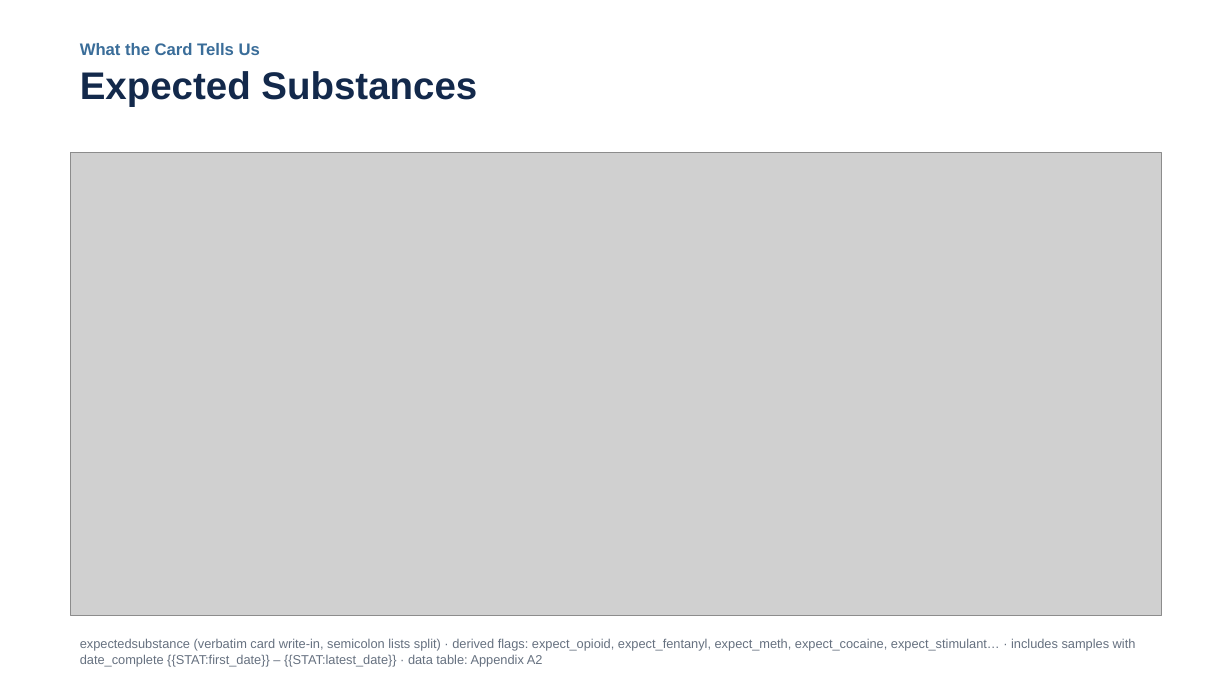
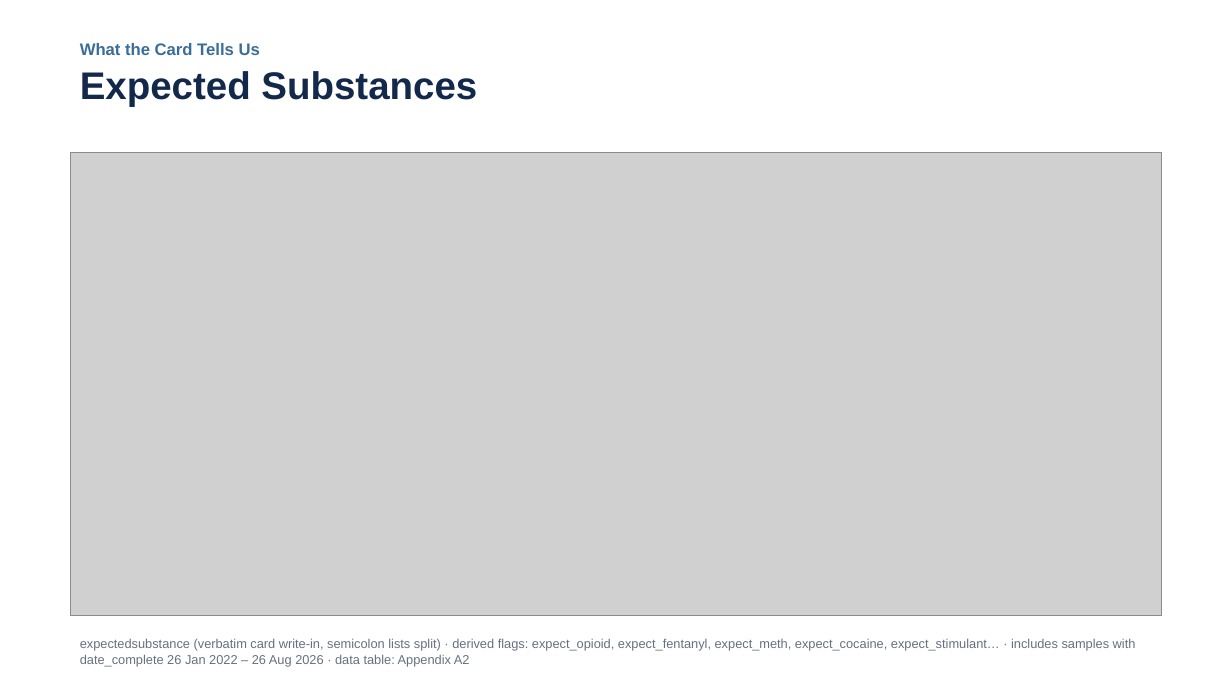
Before and after one commit to opioiddatalab/ncslides, a slide deck: slide 15 of docs/nc-drug-checking-latest.pptx. Drawn at 1232x693 pixels with LibreOffice and Linux fonts; fonts in the diff are those of the drawing; grey boxes stand for pictures. Boxes give left, top, right and bottom in pixels: in the first picture for what was removed or moved away, otherwise in the second. Text is boxed around its words. In the diff, an @@ line names an element or a change of style, - is before the commit and + after.

```diff
--- a/docs/nc-drug-checking-latest.pptx
+++ b/docs/nc-drug-checking-latest.pptx
@@ text at box(80, 638, 1136, 667): text changed @@
-expectedsubstance (verbatim card write-in, semicolon lists split) · derived flags: expect_opioid, expect_fentanyl, expect_meth, expect_cocaine, expect_stimulant… · includes samples with date_complete {{STAT:first_date}} – {{STAT:latest_date}} · data table: Appendix A2
+expectedsubstance (verbatim card write-in, semicolon lists split) · derived flags: expect_opioid, expect_fentanyl, expect_meth, expect_cocaine, expect_stimulant… · includes samples with date_complete 26 Jan 2022 – 26 Aug 2026 · data table: Appendix A2
```
Also in this commit, not shown: 36 other slides changed, 7 slides added, 7 slides removed, 5 other files.
